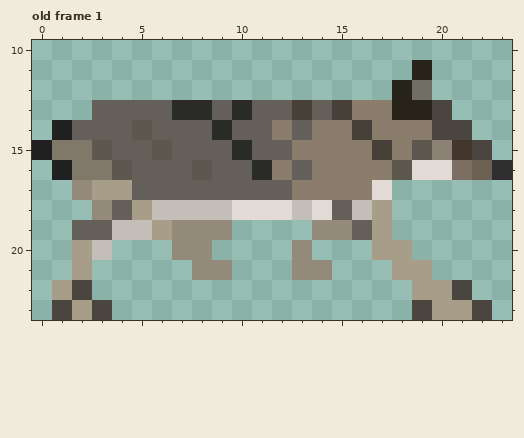
One commit to this pixel-art file: sources/sprites/wolf-walk-side.aseprite. Above is the file before it was changed.
24x24 pixels, 1 frame. Colours within 5 levels of each other are drawn and written as one. Shown: old frame 1: x 0..23, y 10..23. The commit also changed other frames, which this record leaves out.
The result:
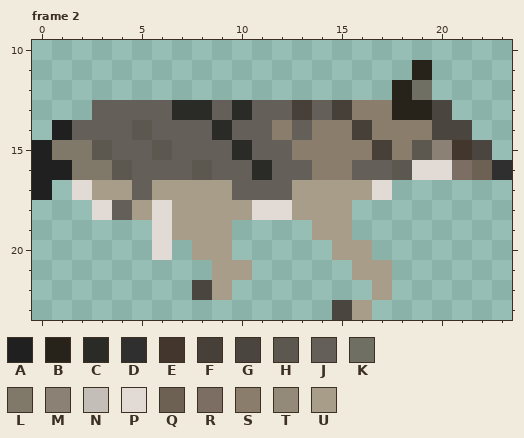
Palette (. is transparent): A #202021  B #27221a  C #2a2a27  D #2f2f2f  E #43362c  F #464039  G #4a453f  H #5c5850  J #645f59  K #706f63  L #807869  M #8b8175  N #c4beb8  P #e2dad4  Q #6d6153  R #7c6e62  S #8a7d6b  T #938a79  U #a79d89
A new or re-ordered frame is compared with the old frame closest to it.
What changed:
frames 1 -> 4
--- frame 2 is new; against old frame 1
@@ x 0..23 @@
 15 ALLHJJHJJJCJJSSSSFSHMEG.
-16 .ALLHJJJHJJCSJSSSSHPPRQD
-17 ..TUUJJJJJJJJSSSSP......
-18 ...TJUNNNNPPPNPJNU......
-19 ..JJNNUTTT....TTJU......
-20 ..UN...TT....T...UU.....
-21 ..U.....TT...TT...UU....
-22 .UG................UUG..
-23 .GUG...............GUUG.
+16 AALLHJJJHJJCJJSSJJHPPRQD
+17 A.PUUJUUUUJJJUUUUP......
+18 ...PJUPUUUUPPUUU........
+19 ......PUUU....UU........
+20 ......P.UU.....UU.......
+21 .........UU.....UU......
+22 ........GU.......U......
+23 ...............GU.......
